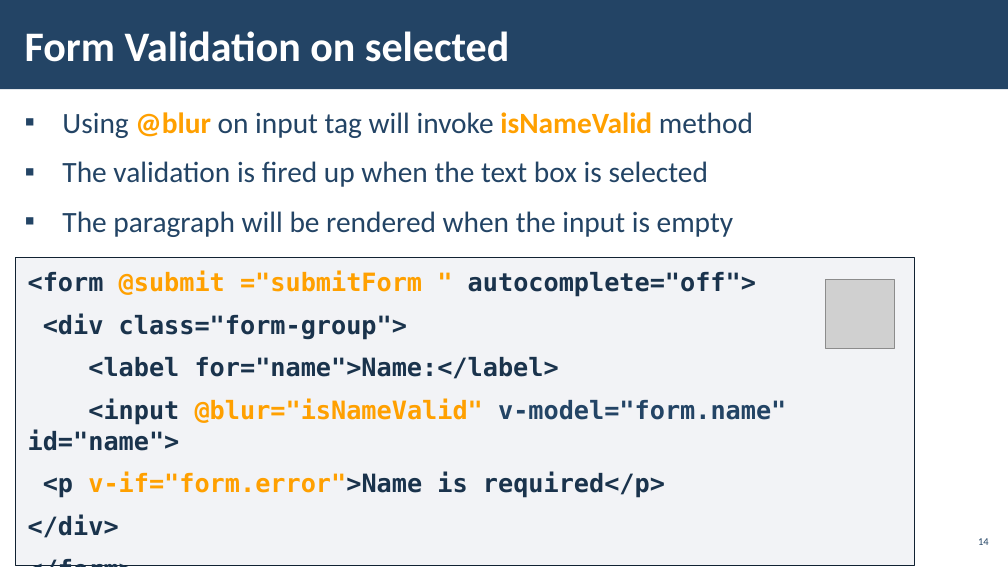
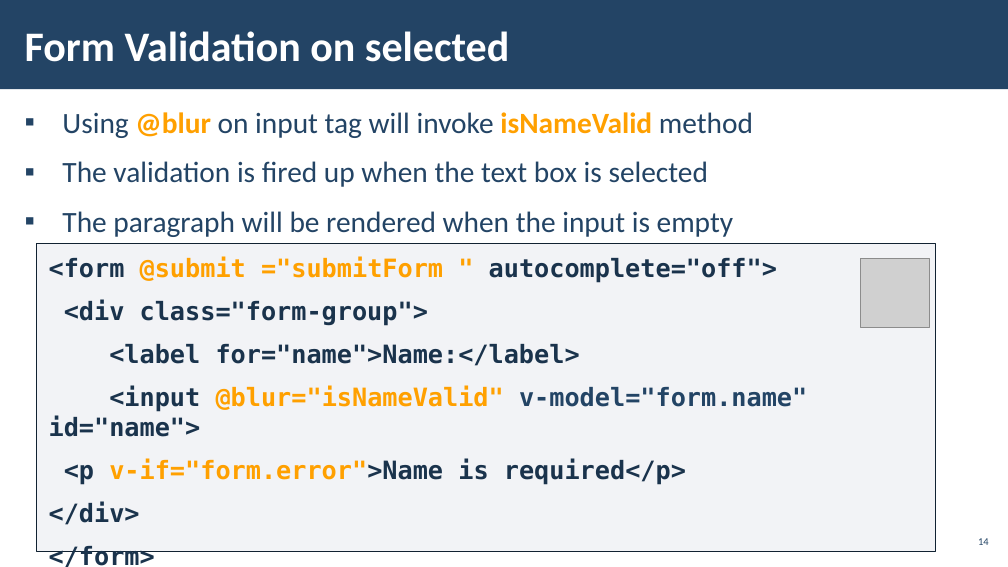
Before and after one commit to Vue-Course-Plans/Vue-Lectures, a slide deck: slide 14 of Validators/10.Validators.pptx. Drawn at 1008x567 pixels with LibreOffice and Linux fonts; fonts in the diff are those of the drawing; grey boxes stand for pictures; background and template pictures are left out. Boxes give left, top, right and bottom in pixels: in the first picture for what was removed or moved away, otherwise in the second. Text is boxed around its words. In the diff, an @@ line names an element or a change of style, - is before the commit and + after.

```diff
--- a/Validators/10.Validators.pptx
+++ b/Validators/10.Validators.pptx
@@ rectangle "<form @submit ="submitForm " autocomplete="off">": place and size @@
-rectangle "<form @submit ="submitForm " autocomplete="off">" at box(16, 257, 914, 566)
+rectangle "<form @submit ="submitForm " autocomplete="off">" at box(37, 243, 935, 552)
@@ picture: place and size @@
-picture at box(825, 280, 894, 349)
+picture at box(861, 259, 929, 327)
```
Also in this commit, not shown: 10 other slides changed, 2 slides added, 2 slides removed, 1 other file.
